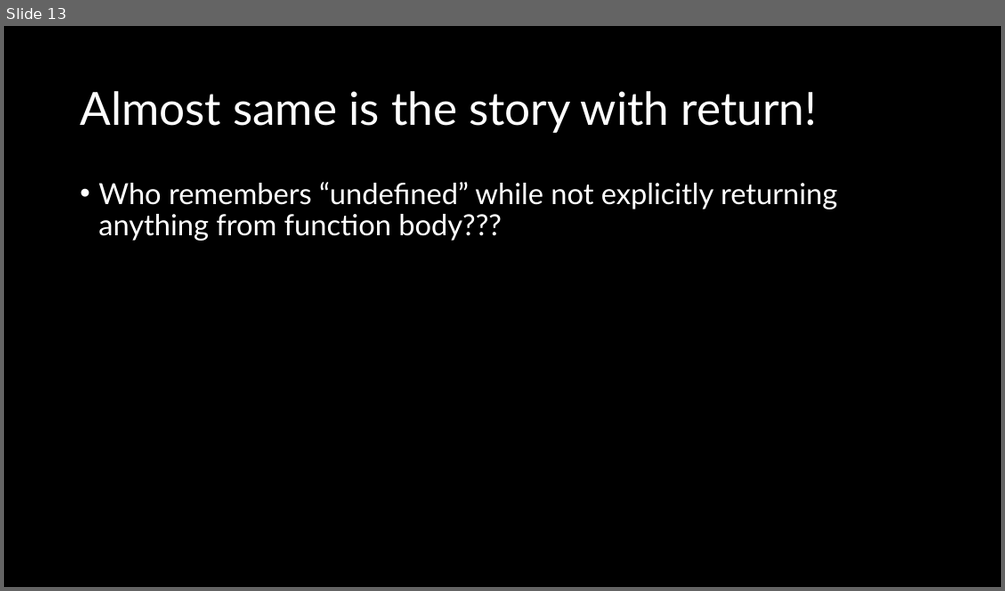
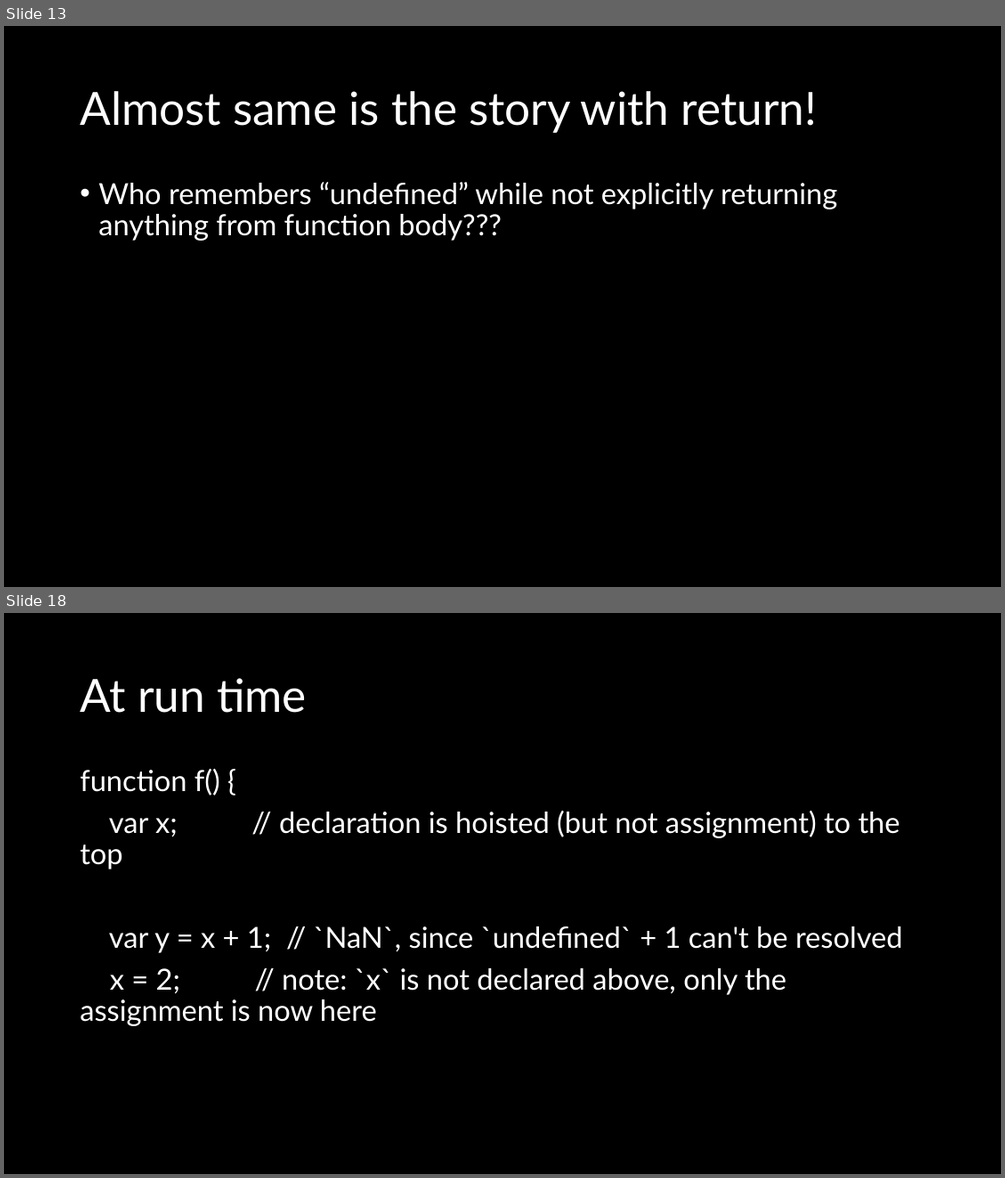
Before and after one commit to natiquekeyin/fall2024, a slide deck: JavaScript/Week3/Week3.pptx. Shown one above the other, each under a label of ours: slide 13 before the commit, slides 13 and 18 after it; the slides between them are not shown. The pictures are 1005x591 and 1005x1178 pixels, drawn with LibreOffice and Linux fonts; fonts in the diff are those of the drawing. Boxes give left, top, right and bottom in pixels: in the first picture for what was removed or moved away, otherwise in the second. Text is boxed around its words. In the diff, an @@ line names an element or a change of style, - is before the commit and + after.

```diff
--- a/JavaScript/Week3/Week3.pptx
+++ b/JavaScript/Week3/Week3.pptx
@@ slide 18 added at <box>4,613,1001,1174</box>, background #000000 @@
@@ title added at <box>80,678,307,713</box>, 44 pt, text #FFFFFF @@
+At run time
@@ text added at <box>80,769,903,1026</box>, 28 pt, text #FFFFFF @@
+function f() {
+var x; // declaration is hoisted (but not assignment) to the top
+var y = x + 1; // `NaN`, since `undefined` + 1 can't be resolved
+x = 2; // note: `x` is not declared above, only the assignment is now here
```
Also in this commit, not shown: 13 other slides added, 1 other file.
